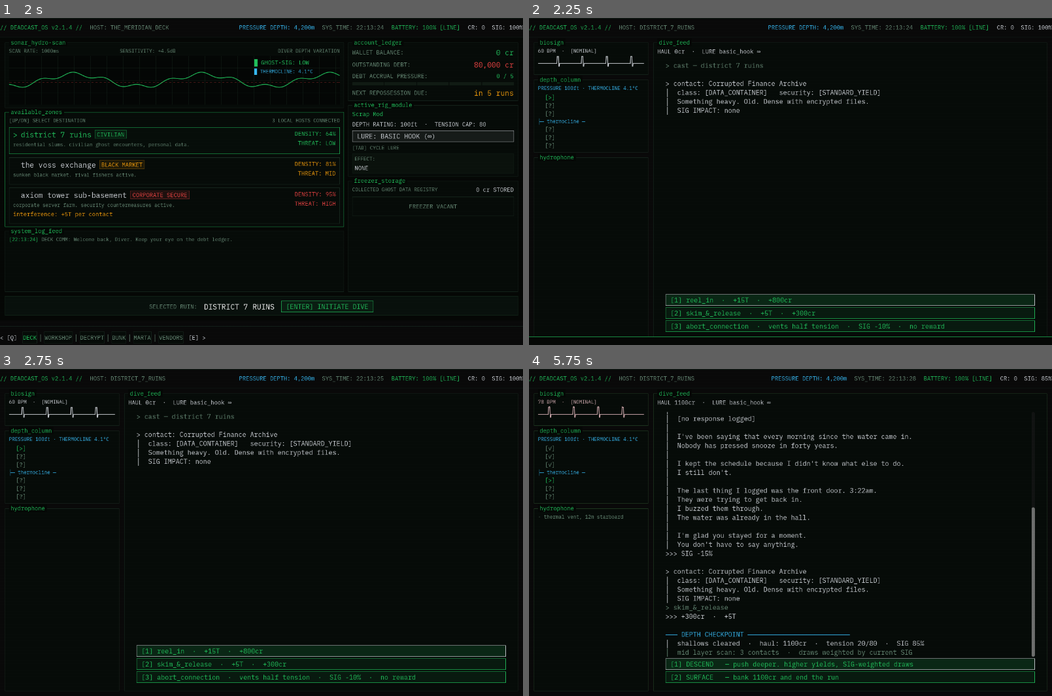
Above: before the commit, frames 1-4 (two rows, left to right).
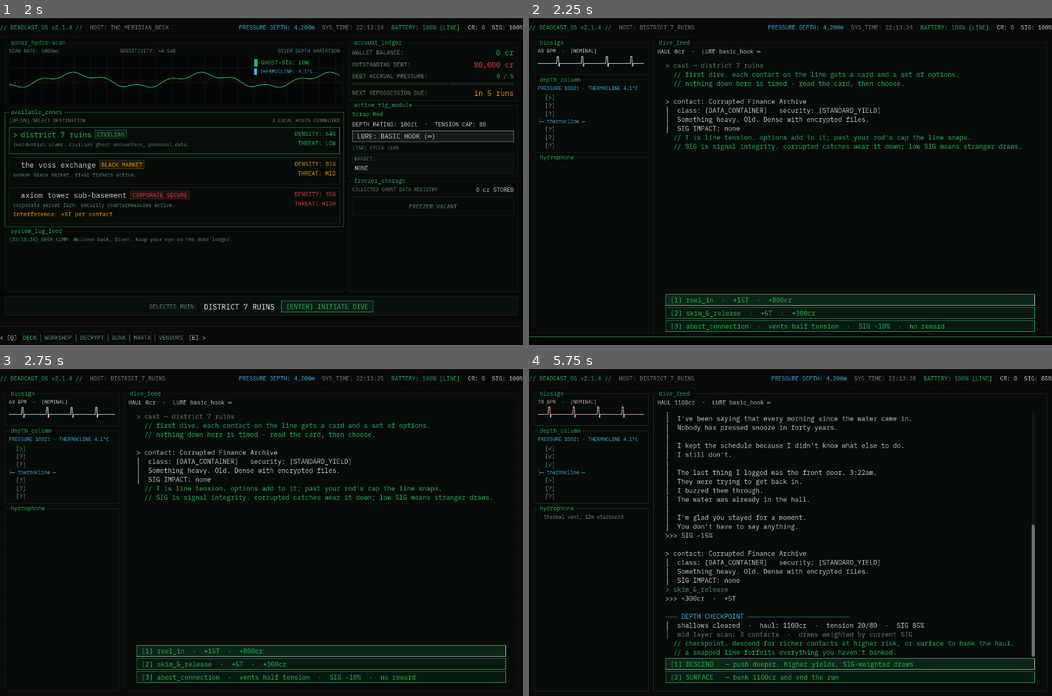
Above: after the commit, the same moments.

Repository: Teeohbee/deadcast
Game: Godot game, scene res://scenes/title_screen/TitleScreen.tscn
Two runs of this game, one before a commit and one after it. Both use one fixed random seed, a clock stepped at 60 frames per second and the inputs below.
Inputs (mouse positions are in pixels of both pictures, inside the frame that each line leads up to):
- Up to frame 1 (2 s): click "[ NEW GAME ]" at 0.5 s; tap Enter at 1.25 s; move the mouse to (376, 165) at 1.27 s; hold Tab (cycle_lure) from 1.28 s (still down); click (376, 165) at 1.42 s
- Up to frame 2 (2.25 s): release Tab (cycle_lure) at 2 s; click "[ENTER] INITIATE DIVE" at 2 s
- Up to frame 3 (2.75 s): no input
- Up to frame 4 (5.75 s): click "[1] reel_in · +15T · +800cr" at 2.75 s; click "[1] listen · +0T" at 3.5 s; click "[CONTINUE →]" at 4.25 s; click "[2] skim_&_release · +5T · +3…" at 5 s

Frame 1 is identical in both runs. In frame 2, 2.4% of the frame differs, in the area x 26-95%, y 16-41%; in frame 3, 2.4%; in frame 4, 5.9%, in the area x 26-97%, y 14-88%.

Commit message:
feat: show first-dive hints in the session log
Cast, first contact (including hostile) and first checkpoint each get
their hint once per run while the flag is unset.

Diff:
--- a/scenes/dive_run/DiveRun.gd
+++ b/scenes/dive_run/DiveRun.gd
@@ -23,6 +23,7 @@
 var _run_credits: int = 0
 var _bio_credits: int = 0
 var _snapped: bool = false
+var _hints_shown: Dictionary = {}
 
 func _ready() -> void:
 	line_system.snapped.connect(_on_line_snapped)
@@ -67,7 +68,16 @@
 	if GameState.current_rod and GameState.rod_damaged:
 		session_log.log_line(">>> rod damaged — tension cap reduced to %d" % line_system.max_tension,
 			DeckStyle.AMBER)
+	_log_hint(DiveHints.CAST)
 	_show_next_catch()
+
+# Each first-dive hint shows once per run, at the first moment it applies.
+func _log_hint(moment: String) -> void:
+	if _hints_shown.has(moment):
+		return
+	_hints_shown[moment] = true
+	for line in DiveHints.lines_for(moment, GameState.first_dive_hints_done):
+		session_log.log_line(line, DeckStyle.GREEN)
 
 func _show_next_catch() -> void:
 	if _snapped:
@@ -103,6 +113,7 @@
 		int(100.0 - line_system.corruption)], DeckStyle.TEXT)
 	session_log.log_line("│  %s scan: %d contacts  ·  draws weighted by current SIG" % [
 		_column.next_layer_name(), _column.next_layer_slot_count()], DeckStyle.DIM)
+	_log_hint(DiveHints.CHECKPOINT)
 
 	while true:
 		var labels: Array[String] = [
@@ -164,6 +175,7 @@
 			await _maybe_fake_signal_loss()
 			session_log.log_line(DiveFormat.contact_card(augmented), DeckStyle.TEXT)
 			EventBus.contact_presented.emit(catch_data)
+			_log_hint(DiveHints.CONTACT)
 			need_card = false
 
 		var labels: Array[String] = []
@@ -346,6 +358,7 @@
 
 	session_log.log_line(DiveFormat.contact_card(catch_data), DeckStyle.RED)
 	EventBus.contact_presented.emit(catch_data)
+	_log_hint(DiveHints.CONTACT)
 	session_log.log_line("│  est. yield: ~%dcr" % reward.credit_value, DeckStyle.TEXT)
 
 	var last_echo := ""
